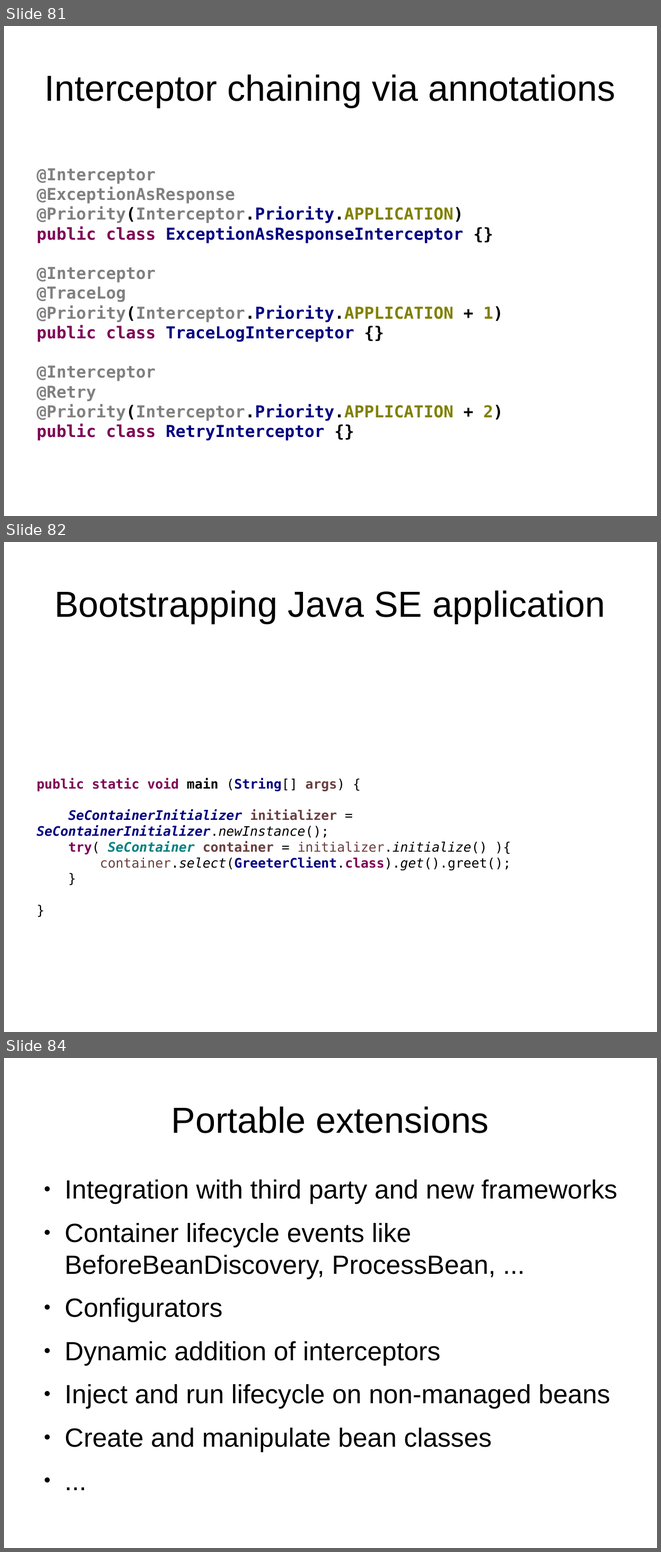
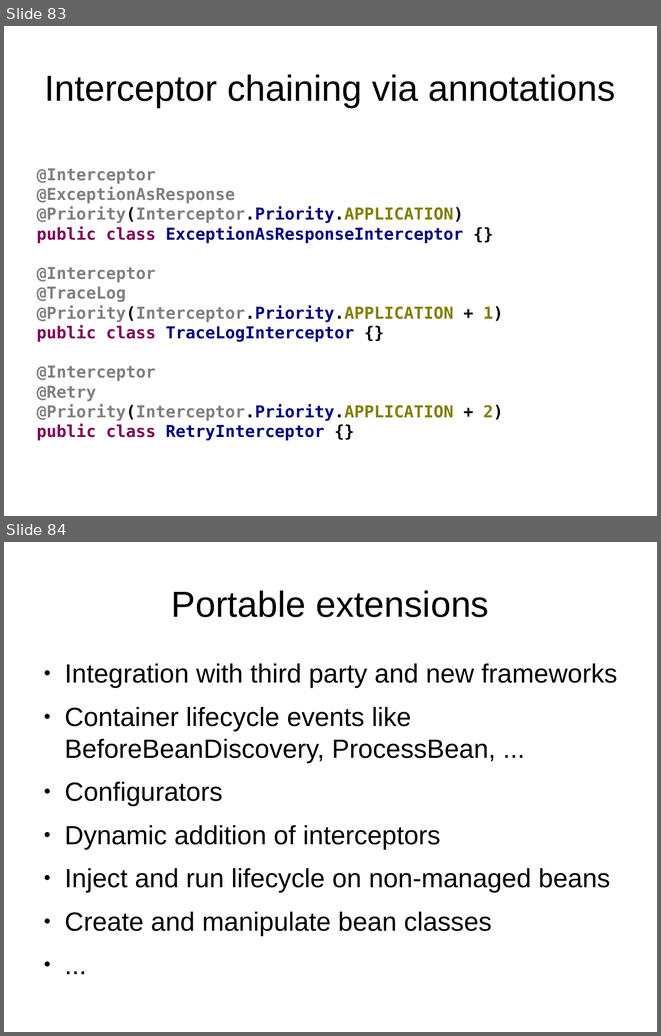
Before and after one commit to FrigoCoder/CDI, a slide deck: CDI.odp. Shown one above the other, each under a label of ours: slides 81, 82 and 84 before the commit, slides 83 and 84 after it; the slides between them are not shown. The pictures are 661x1552 and 661x1036 pixels, drawn with LibreOffice and Linux fonts; fonts in the diff are those of the drawing. Boxes give left, top, right and bottom in pixels: in the first picture for what was removed or moved away, otherwise in the second. Text is boxed around its words. In the diff, an @@ line names an element or a change of style, - is before the commit and + after.

```diff
--- a/CDI.odp
+++ b/CDI.odp
@@ slide 82 removed at [4, 542, 657, 1032], background #FFFFFF @@
@@ title removed at [54, 590, 605, 623] @@
-Bootstrapping Java SE application
@@ text removed at [37, 777, 511, 871] @@
-public static void main (String[] args) {
-SeContainerInitializer initializer = SeContainerInitializer.newInstance();
-try( SeContainer container = initializer.initialize() ){
-container.select(GreeterClient.class).get().greet();
-}
-}
@@ what was slide 81 is now slide 83 @@
```
Also in this commit, not shown: 5 slides changed, 4 slides added, 1 other slide removed, 1 other file.
